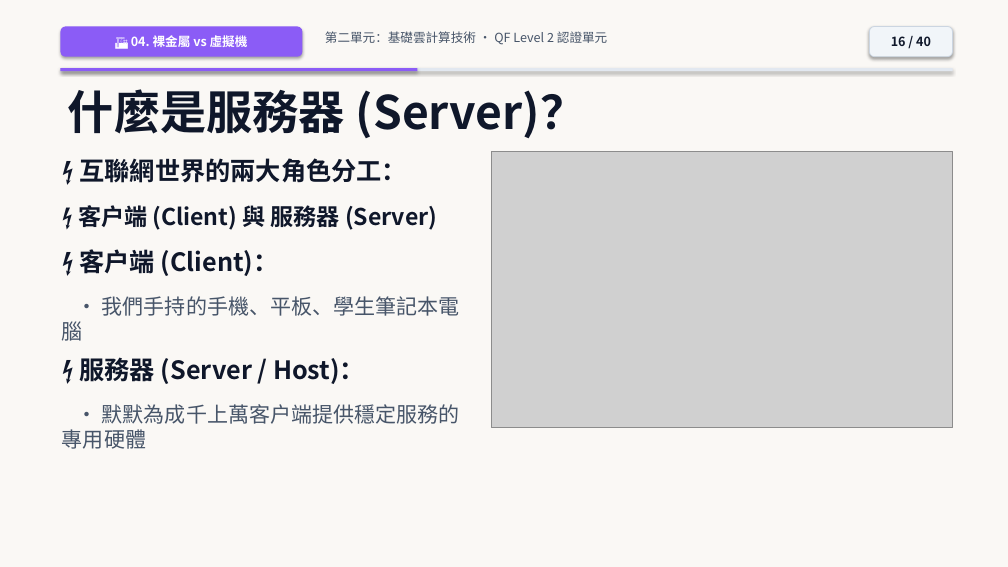
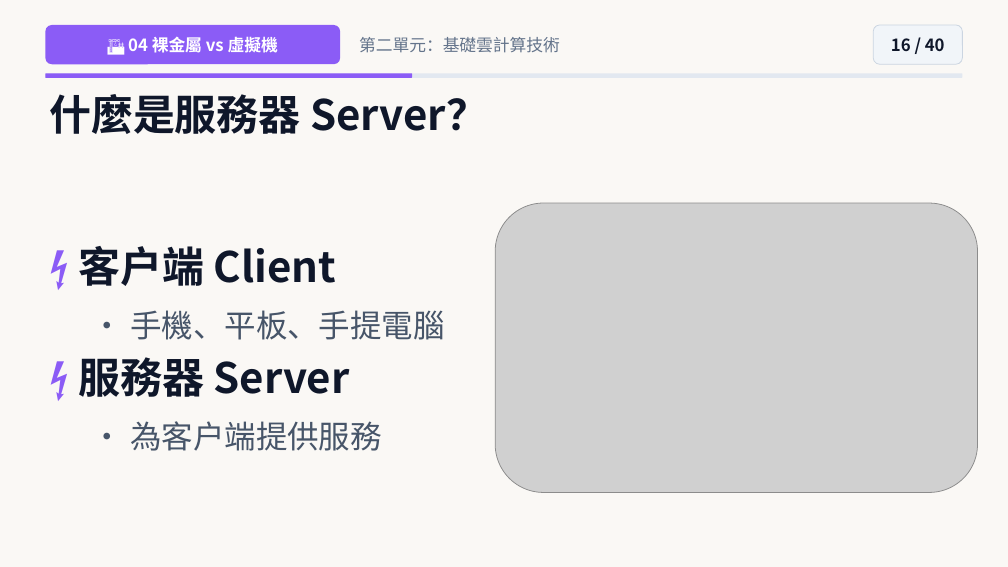
Before and after one commit to joe-ging/seed-cloud-curriculum, a slide deck: slide 16 of downloads/Deck01_Cloud_Level2_NextGen_Pixar_Theme.pptx. Drawn at 1008x567 pixels with LibreOffice and Linux fonts; fonts in the diff are those of the drawing; grey boxes stand for pictures. Boxes give left, top, right and bottom in pixels: in the first picture for what was removed or moved away, otherwise in the second. Text is boxed around its words. In the diff, an @@ line names an element or a change of style, - is before the commit and + after.

```diff
--- a/downloads/Deck01_Cloud_Level2_NextGen_Pixar_Theme.pptx
+++ b/downloads/Deck01_Cloud_Level2_NextGen_Pixar_Theme.pptx
@@ rectangle at bbox=[0, 0, 1008, 567]: shadow off @@
@@ rounded rectangle "🏗️ 04 裸金屬 vs 虛擬機": place and size @@
-rounded rectangle "🏗️ 04 裸金屬 vs 虛擬機" at bbox=[60, 26, 302, 57]
+rounded rectangle "🏗️ 04 裸金屬 vs 虛擬機" at bbox=[45, 25, 340, 64]
@@ rounded rectangle "🏗️ 04 裸金屬 vs 虛擬機" at bbox=[45, 25, 340, 64]: shadow off @@
@@ rounded rectangle "16 / 40": place and size @@
-rounded rectangle "16 / 40" at bbox=[870, 26, 953, 57]
+rounded rectangle "16 / 40" at bbox=[873, 25, 963, 64]
@@ rounded rectangle "16 / 40" at bbox=[873, 25, 963, 64]: size 12 to 16 pt; shadow off @@
@@ text in rounded rectangle at bbox=[128, 37, 278, 53]: text changed; size 12 to 16 pt @@
-🏗️ 04. 裸金屬 vs 虛擬機
+🏗️ 04 裸金屬 vs 虛擬機
@@ text at bbox=[359, 37, 560, 53]: text changed; size 12 to 16 pt; text colour #475569 to #64748B @@
-第二單元：基礎雲計算技術 • QF Level 2 認證單元
+第二單元：基礎雲計算技術
@@ rounded rectangle: place and size @@
-rounded rectangle at bbox=[60, 68, 953, 71]
+rounded rectangle at bbox=[45, 73, 963, 78]
@@ rounded rectangle at bbox=[45, 73, 963, 78]: rectangle to rounded rectangle; shadow off @@
@@ rounded rectangle at bbox=[45, 73, 412, 78]: rectangle to rounded rectangle; shadow off @@
@@ rounded rectangle: place and size @@
-rounded rectangle at bbox=[60, 68, 417, 71]
+rounded rectangle at bbox=[45, 73, 412, 78]
@@ text at bbox=[49, 94, 488, 134]: text changed; size 44 to 40 pt @@
-什麼是服務器 (Server)？
+什麼是服務器 Server？
@@ vertical alignment top to middle in 3 elements at bbox=[49, 94, 488, 134], bbox=[359, 37, 560, 53], bbox=[78, 246, 445, 451] @@
@@ picture: place and size @@
-picture at bbox=[492, 151, 953, 428]
+picture at bbox=[495, 203, 978, 493]
@@ text at bbox=[78, 246, 445, 451]: text changed; size 24 to 40 pt; text colour #0F172A to #475569; bold off @@
-⚡ 互聯網世界的兩大角色分工：
-⚡ 客戶端 (Client) 與 服務器 (Server)
-⚡ 客戶端 (Client)：
-• 我們手持的手機、平板、學生筆記本電腦
-⚡ 服務器 (Server / Host)：
-• 默默為成千上萬客戶端提供穩定服務的專用硬體
+⚡ 客戶端 Client
+• 手機、平板、手提電腦
+⚡ 服務器 Server
+• 為客戶端提供服務
```
Also in this commit, not shown: 38 other slides changed, 1 slide added, 1 slide removed, 41 other files.
